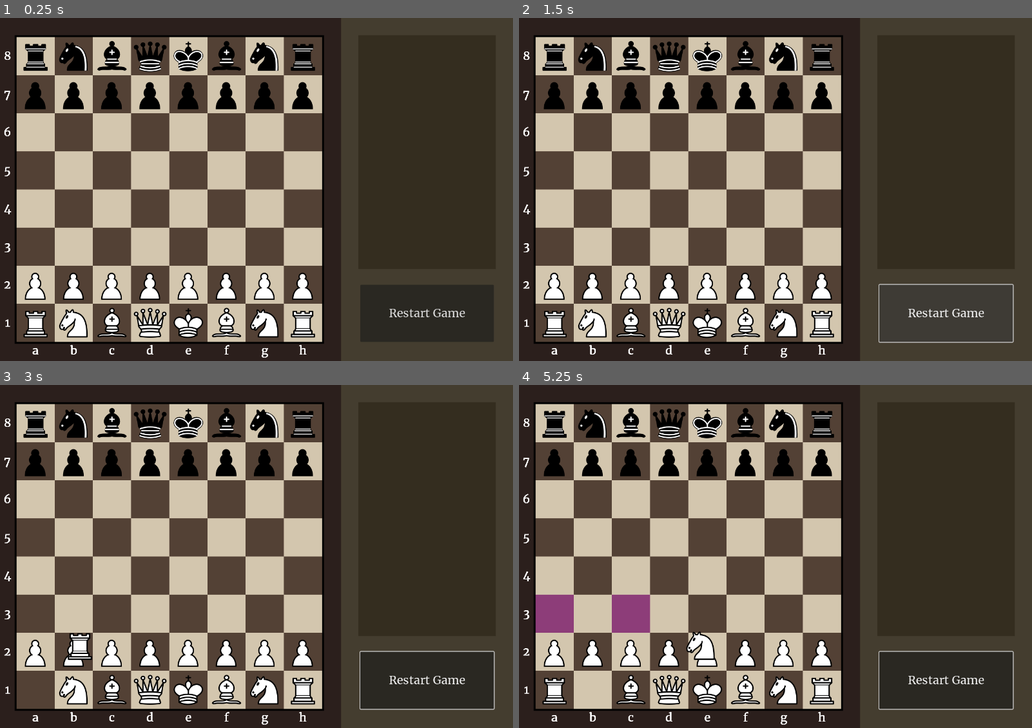
Above: before the commit, frames 1-4 (two rows, left to right).
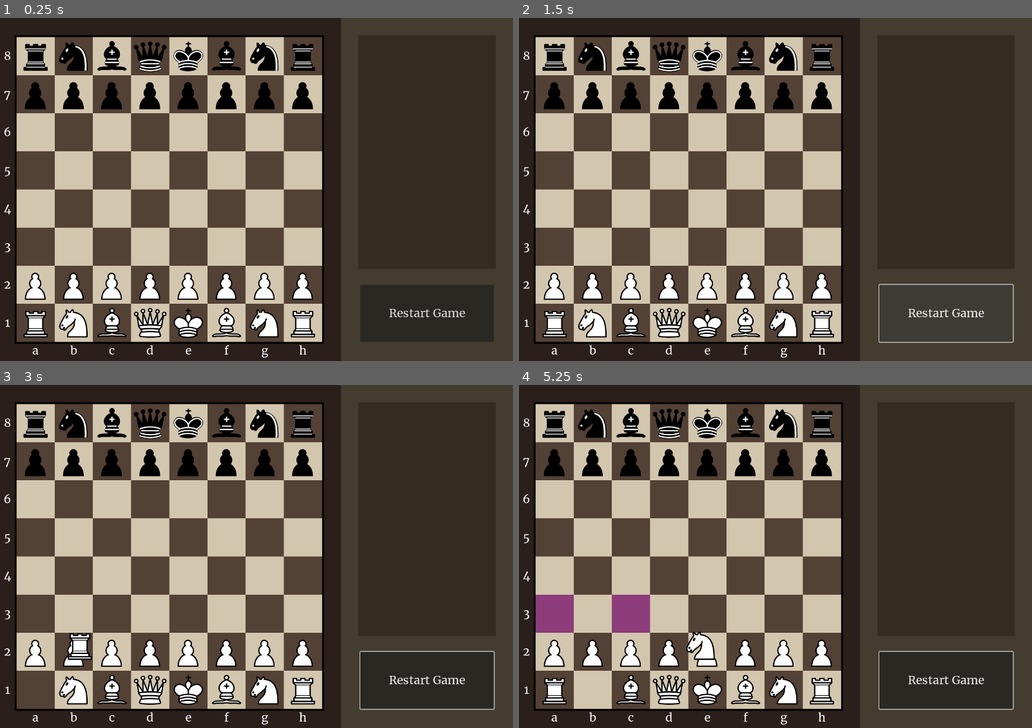
Above: after the commit, the same moments.

Repository: Hunter-1/Godot-Chess
Game: Godot game, scene res://game.tscn
The game is run twice, just before and just after one commit, with the same random seed, the same clock (stepped at 60 frames per second) and the same inputs.
Inputs (mouse positions are in pixels of both pictures, inside the frame that each line leads up to):
- Up to frame 1 (0.25 s): no input
- Up to frame 2 (1.5 s): click "Restart Game" at 0.5 s; click "Restart Game" at 1.25 s
- Up to frame 3 (3 s): click "Restart Game" at 2 s; tap Enter at 2.75 s; drag from (35, 690) to (169, 556) at 2.77 s
- Up to frame 4 (5.25 s): tap Space at 3.5, 5 s; drag from (688, 556) to (919, 556) at 3.52 s; tap Enter at 4.25 s; move the mouse to (554, 690) at 4.27 s; tap Alt at 4.35 s; click (554, 690) at 4.42 s; drag from (590, 690) to (919, 556) at 5.02 s

The runs differ from the first frame. In frame 1, 0.2% of the frame differs, in the area x 0-60%, y 9-100%; in frame 2, 0.2%; in frame 3, 0.2%; in frame 4, 0.2%.
Error in both runs: Cannot call method 'queue_free' on a null value. (res://Log_display.gd:32)

Commit message:
Added unit tests, minor reorganization

Diff:
--- a/board.gd
+++ b/board.gd
@@ -1,3 +1,4 @@
+class_name Board
 extends Area2D
 
 var Squares = []
@@ -23,18 +24,24 @@
 var black_in_check: bool = false
 
 var sounds = [
-	preload("res://art/sound1.wav"),
-	preload("res://art/sound2.wav"),
-	preload("res://art/sound3.wav"),
-	preload("res://art/sound4.wav")
+	preload("res://audio/sound1.wav"),
+	preload("res://audio/sound2.wav"),
+	preload("res://audio/sound3.wav"),
+	preload("res://audio/sound4.wav")
 	]
 
 var pick_sounds = [
-	preload("res://art/sound6.wav"),
-	preload("res://art/sound7.wav"),
+	preload("res://audio/sound6.wav"),
+	preload("res://audio/sound7.wav"),
 	]
 
 func _ready():
+	init_squares()
+	init_markings()
+	starting_positions()
+	reset_moves()
+
+func init_squares():
 	for i in range(size):
 		var row = []
 		for j in range(size):
@@ -49,16 +56,16 @@
 			square.connect("no_piece", self._on_no_piece)
 			square.connect("en_passant", self._on_en_passant)
 			square.connect("castle", self._on_castle)
-			var numMarking = preload("res://markings.tscn").instantiate()
-			numMarking.initialize(j,-1)
-			add_child(numMarking)
-			var letMarking = preload("res://let_markings.tscn").instantiate()
-			letMarking.initialize(9,j)
-			add_child(letMarking)
 		Squares.append(row)
-	starting_positions()
-	reset_moves()
-	reset_moves()
+
+func init_markings():
+	for j in range(size):
+		var numMarking = preload("res://markings.tscn").instantiate()
+		numMarking.initialize(j,-1)
+		add_child(numMarking)
+		var letMarking = preload("res://let_markings.tscn").instantiate()
+		letMarking.initialize(9,j)
+		add_child(letMarking)
 
 func restart_game():
 	if promotion != null:
--- a/piece.gd
+++ b/piece.gd
@@ -1,3 +1,4 @@
+class_name Piece
 extends Area2D
 
 signal piece_clicked(pieceColor: int, pieceType: int)
--- a/project.godot
+++ b/project.godot
@@ -29,6 +29,10 @@
 
 project/assembly_name="Chess"
 
+[editor_plugins]
+
+enabled=PackedStringArray("res://addons/gut/plugin.cfg")
+
 [input]
 
 Click={
--- a/square.gd
+++ b/square.gd
@@ -1,3 +1,4 @@
+class_name Square
 extends Area2D
 
 signal piece_clicked(boardPosition: Vector2i, piece)
--- /dev/null
+++ b/tests/unit/test_board_creation.gd
@@ -0,0 +1,25 @@
+extends GutTest
+
+var Board = preload("res://board.gd")
+var _board : Board = null
+
+func before_each():
+	_board = Board.new()
+	_board.init_squares()
+
+func after_each():
+	_board.free()
+
+func test_if_8_rows():
+	assert_eq(_board.Squares.size(), 8, "Squares rows should equal 8")
+
+func test_if_rows_have_8_squares():
+	var check = true
+	for i in range(8):
+		if _board.Squares[i].size() != 8:
+			check = false
+	assert_true(check,"All Rows should have 8 Items")
+
+func test_starting_positions():
+
+	_board.starting_positions()
Not shown, added: .gut_editor_config.json
Not shown, added: addons/gut/GutScene.gd
Not shown, added: addons/gut/GutScene.tscn
Not shown, added: addons/gut/UserFileViewer.gd
Not shown, added: addons/gut/UserFileViewer.tscn
Not shown, added: addons/gut/autofree.gd
Not shown, added: addons/gut/awaiter.gd
Not shown, added: addons/gut/collected_script.gd
Not shown, added: addons/gut/collected_test.gd
Not shown, added: addons/gut/comparator.gd
Not shown, added: addons/gut/compare_result.gd
Not shown, added: addons/gut/diff_formatter.gd
(and 126 more such lines)
